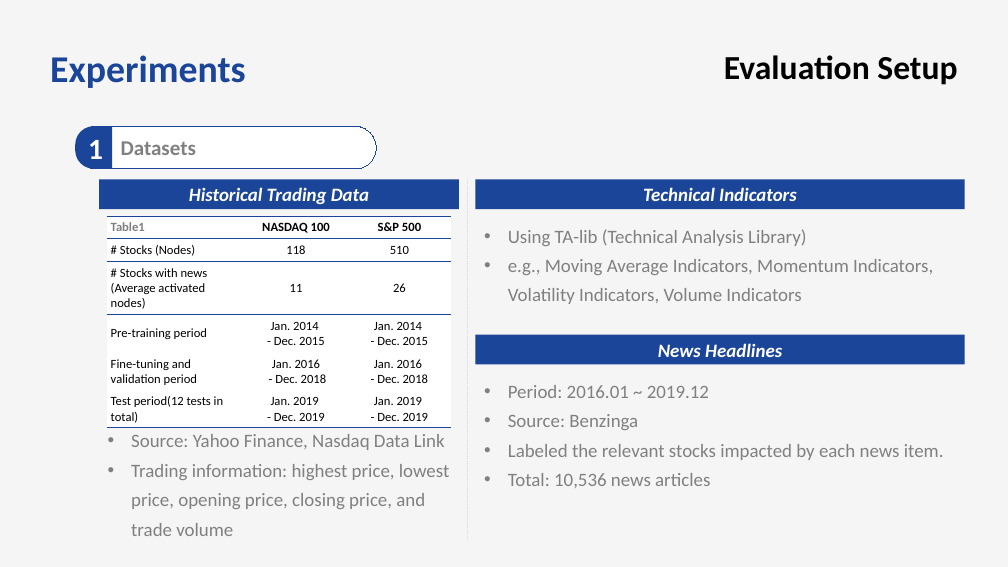
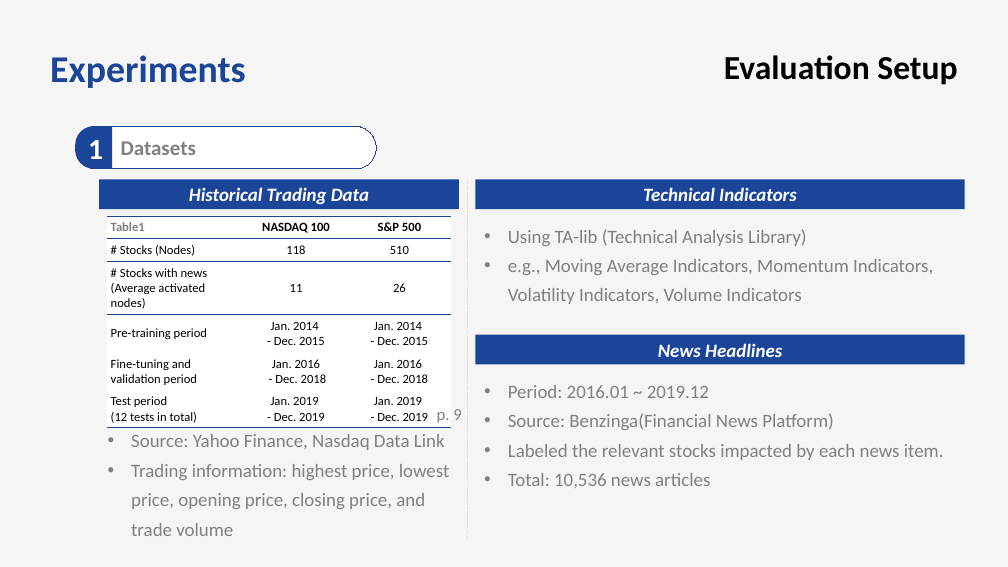
Before and after one commit to bts1991/study, a slide deck: slide 23 of 논문 Review/Others/paper_review.pptx. Drawn at 1008x567 pixels with LibreOffice and Linux fonts; fonts in the diff are those of the drawing. Boxes give left, top, right and bottom in pixels: in the first picture for what was removed or moved away, otherwise in the second. Text is boxed around its words. In the diff, an @@ line names an element or a change of style, - is before the commit and + after.

```diff
--- a/논문 Review/Others/paper_review.pptx
+++ b/논문 Review/Others/paper_review.pptx
@@ table at [107, 216, 451, 428] @@
-row 6, column 1: Test period(12 tests in total)
+row 6, column 1: Test period (12 tests in total)
@@ text added at [437, 409, 461, 423], 16 pt, text #808080 @@
+p. 9
@@ text at [508, 413, 833, 430]: text changed @@
-  • Source: Benzinga
+  • Source: Benzinga(Financial News Platform)
```
Also in this commit, not shown: 19 other slides changed, 1 slide added.
